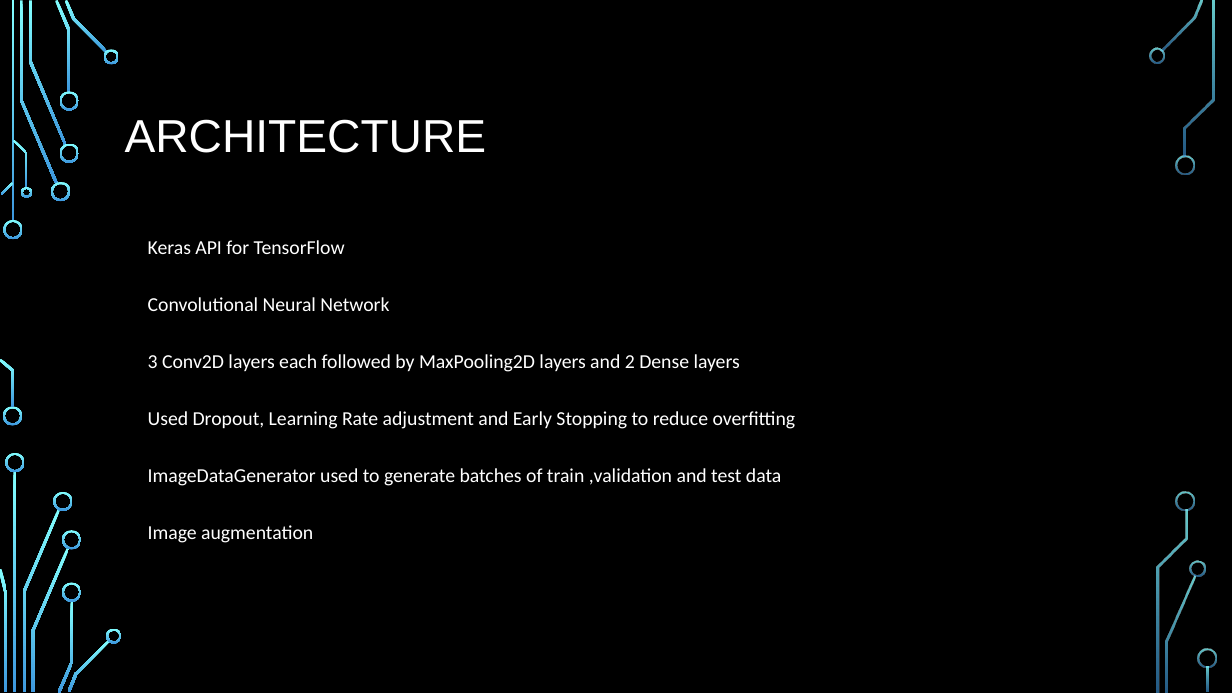
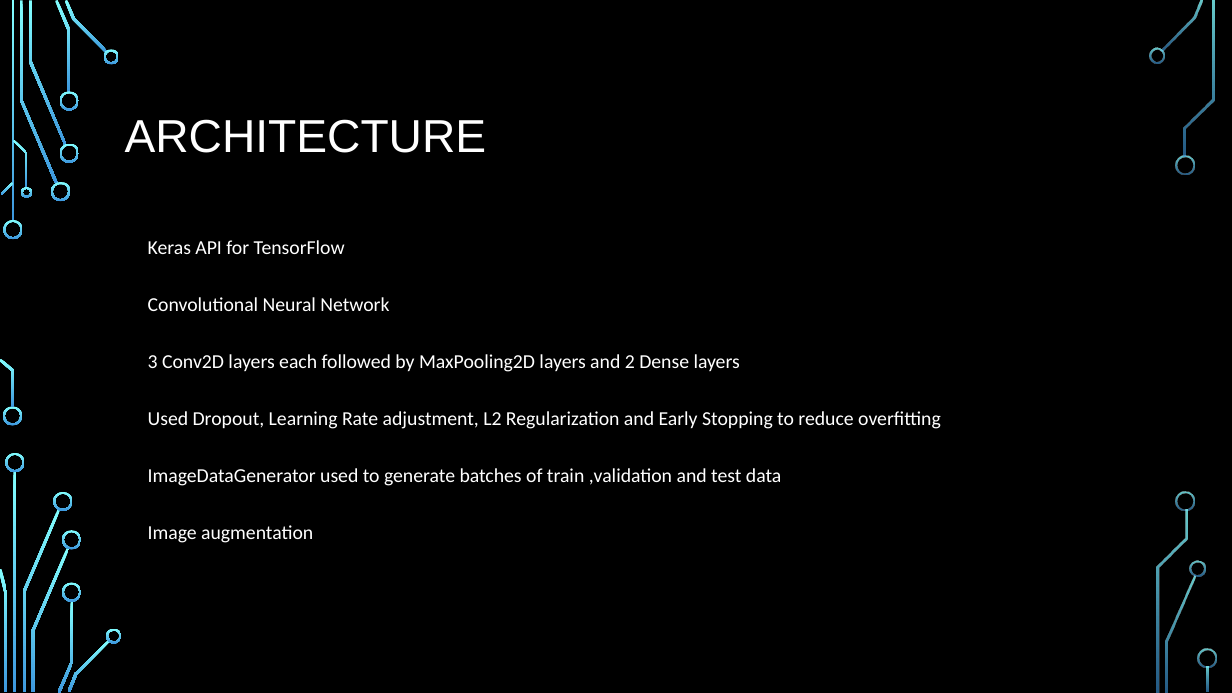
Before and after one commit to ktym1/3253_group, a slide deck: slide 6 of 3253 Project Presentation.pptx. Drawn at 1232x693 pixels with LibreOffice and Linux fonts; fonts in the diff are those of the drawing; background and template pictures are left out. Boxes give left, top, right and bottom in pixels: in the first picture for what was removed or moved away, otherwise in the second. Text is boxed around its words. In the diff, an @@ line names an element or a change of style, - is before the commit and + after.

```diff
--- a/3253 Project Presentation.pptx
+++ b/3253 Project Presentation.pptx
@@ text at (x1=148, y1=411, x2=941, y2=429): text changed @@
-• Used Dropout, Learning Rate adjustment and Early Stopping to reduce overfitting
+• Used Dropout, Learning Rate adjustment, L2 Regularization and Early Stopping to reduce overfitting
```
Also in this commit, not shown: 4 other slides changed, 1 slide added.
